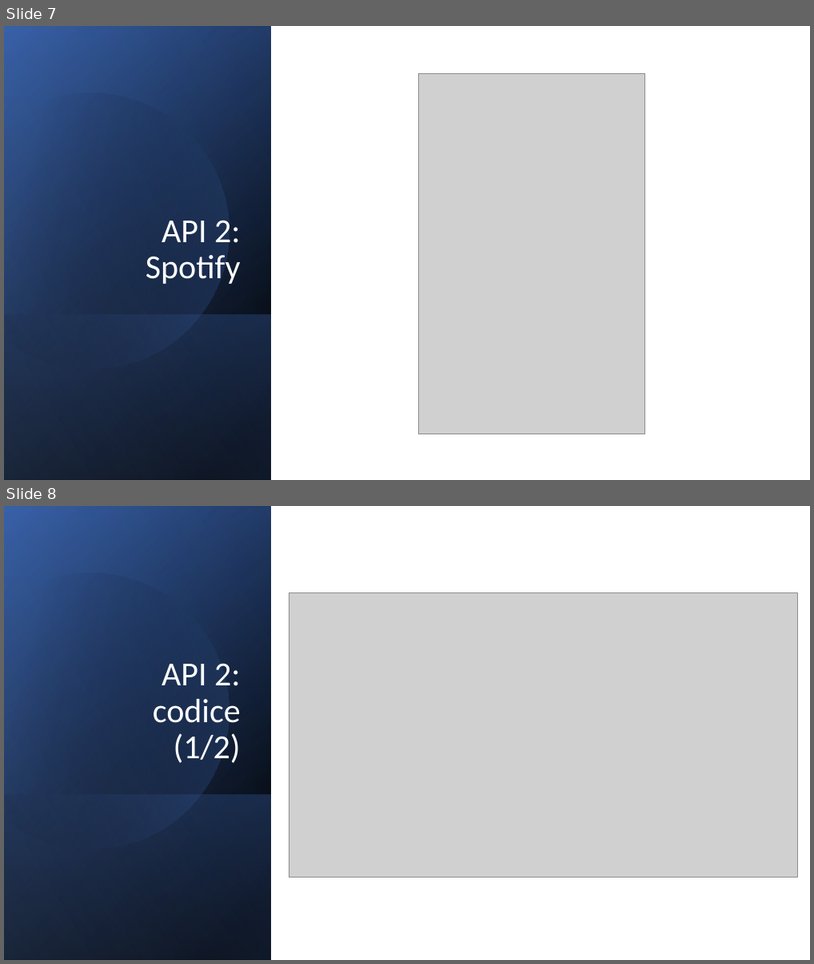
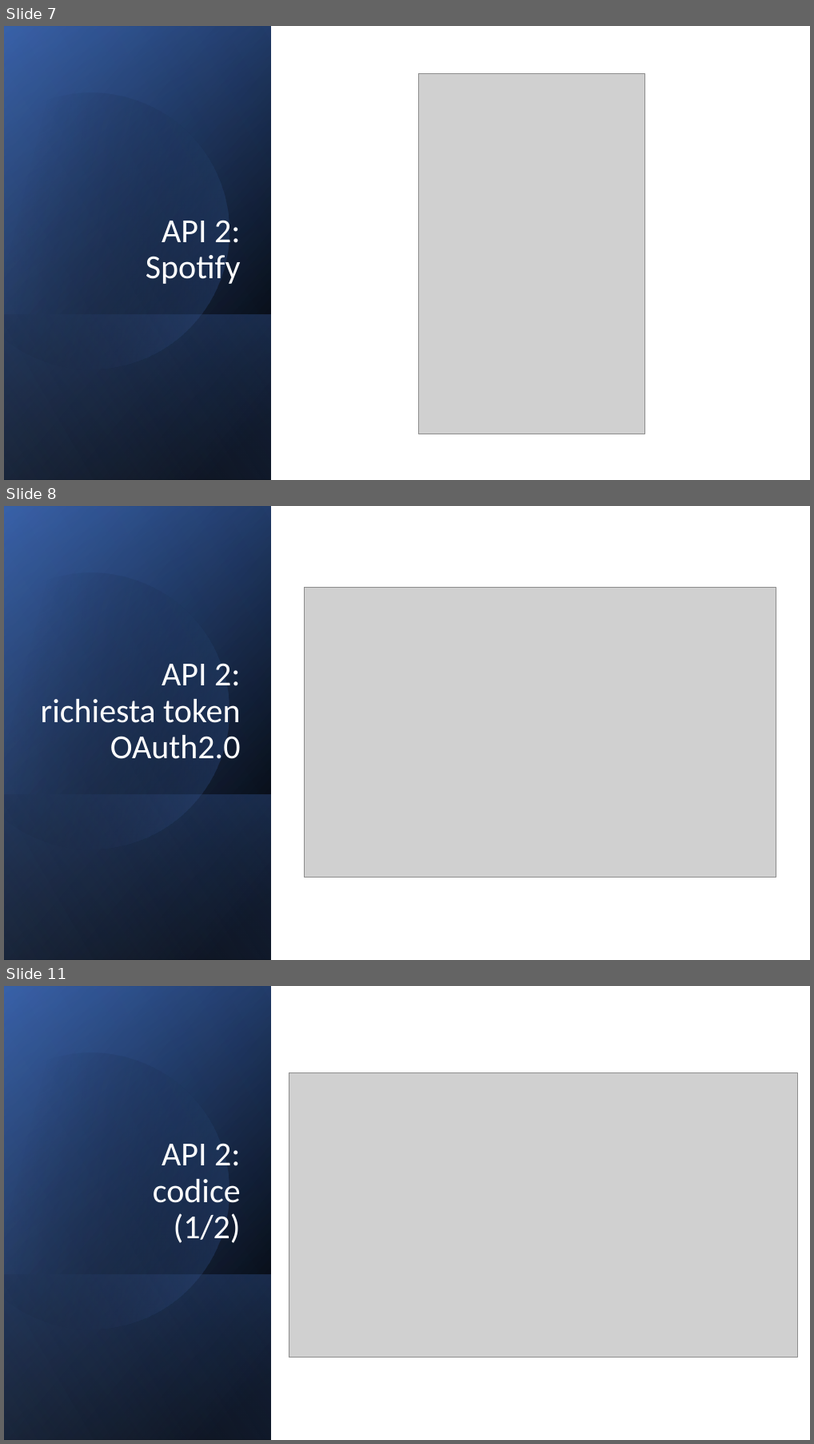
Before and after one commit to maravignaSimone/mhw3, a slide deck: mhw3.pptx. Shown one above the other, each under a label of ours: slides 7 and 8 before the commit, slides 7, 8 and 11 after it; the slides between them are not shown. The pictures are 814x964 and 814x1444 pixels, drawn with LibreOffice and Linux fonts; fonts in the diff are those of the drawing; grey boxes stand for pictures. Boxes give left, top, right and bottom in pixels: in the first picture for what was removed or moved away, otherwise in the second. Text is boxed around its words. In the diff, an @@ line names an element or a change of style, - is before the commit and + after.

```diff
--- a/mhw3.pptx
+++ b/mhw3.pptx
@@ slide 8 added at bbox=[4, 506, 810, 960], background #FFFFFF @@
@@ rectangle added at bbox=[4, 506, 810, 960], fill #FFFFFF @@
@@ rectangle added at bbox=[4, 506, 271, 960], fill gradient #000000 to #2F5597 @@
@@ rectangle added at bbox=[4, 507, 271, 960], fill gradient #000000 to #4472C4 @@
@@ rectangle added at bbox=[4, 506, 271, 959], fill gradient #000000 to #8FAADC @@
@@ freeform shape added at bbox=[4, 540, 262, 877], fill gradient #000000 to #4472C4 @@
@@ picture added at bbox=[305, 588, 777, 877] @@
@@ title added at bbox=[41, 663, 241, 759], 40 pt, text #FFFFFF @@
+API 2:
+richiesta token OAuth2.0
@@ rectangle added at bbox=[4, 794, 271, 960], fill gradient #4472C4 to #000000 @@
@@ what was slide 8 is now slide 11 @@
```
Also in this commit, not shown: 2 slides changed, 1 other slide added.
